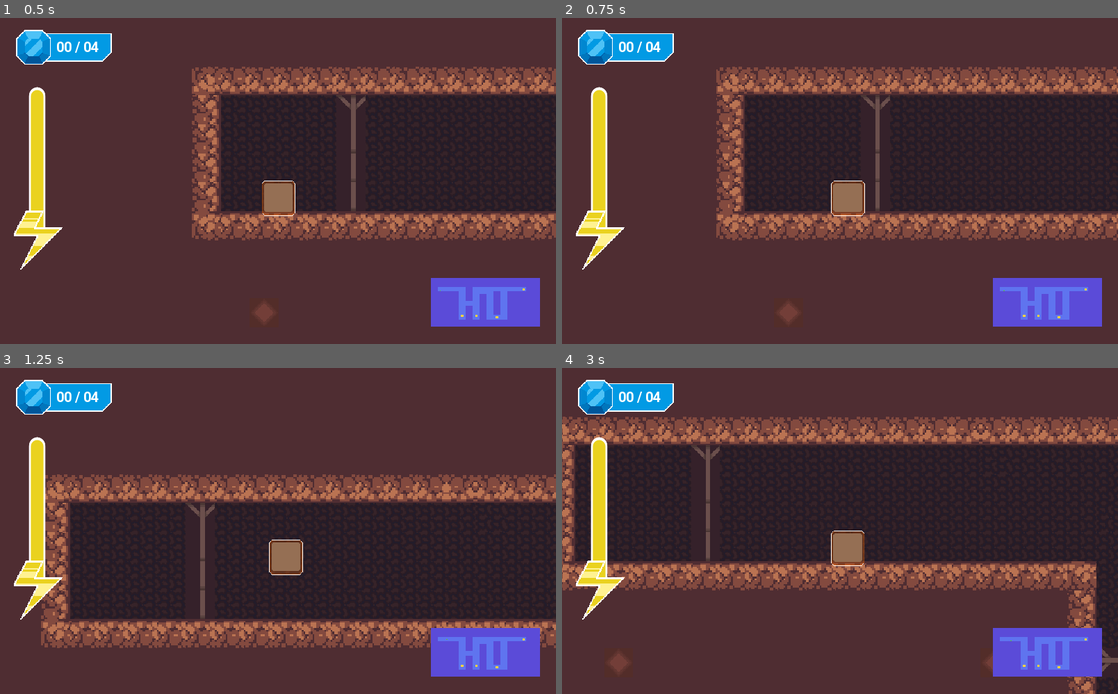
Above: before the commit, frames 1-4 (two rows, left to right).
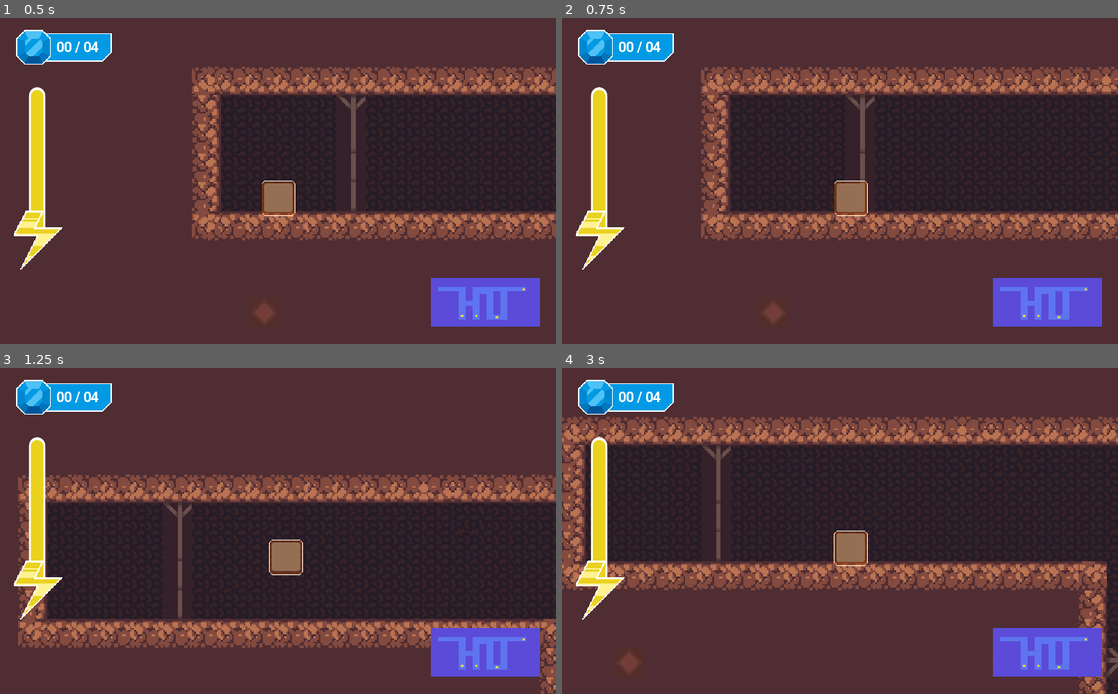
Above: after the commit, the same moments.

Repository: JPabloMF/astrominer-game
Game: Godot game, scene res://scenes/worlds/dirt/World1/World1.tscn
Same seed, same stepped clock (60 frames per second), same inputs: the game is played once before the commit and once after it.
Inputs:
- Up to frame 1 (0.5 s): no input
- Up to frame 2 (0.75 s): hold Right (ui_right) from 0.53 s (still down)
- Up to frame 3 (1.25 s): keep holding Right (ui_right); tap Z (ui_up) at 0.77 s
- Up to frame 4 (3 s): tap Z (ui_up) at 1.52 s; release Right (ui_right) at 2.03 s; hold Left (ui_left) 2.03-2.78 s; hold Right (ui_right) from 2.78 s (still down)

Frame 1 is identical in both runs. In frame 2, 9.4% of the frame differs, in the area x 25-100%, y 14-94%; in frame 3, 11%; in frame 4, 13%, in the area x 0-100%, y 14-100%.

Commit message:
Player movement
* Player movement on floor increased
* MiniMapPlayer movemented on floor increased

Diff:
--- a/scenes/worlds/dirt/World2/World2.tscn
+++ b/scenes/worlds/dirt/World2/World2.tscn
@@ -9,11 +9,10 @@
 
 [node name="Player" parent="." instance=ExtResource( 1 )]
 position = Vector2( 2368, 512 )
-initialDirection = "left"
 mini_map = "res://scenes/worlds/dirt/World2/World2MiniMap.tscn"
 
 [node name="WorldComplete" parent="." instance=ExtResource( 3 )]
-position = Vector2( 192, 1344 )
+position = Vector2( 192, 1376 )
 next_world = "res://scenes/worlds/dirt/World3.tscn"
 
 [node name="TileMap2" type="TileMap" parent="."]
@@ -34,3 +33,4 @@
 
 [node name="Gem4" parent="." instance=ExtResource( 4 )]
 position = Vector2( 224, 992 )
+[connection signal="gems_ammount_changed" from="Player" to="WorldComplete" method="_on_Player_gems_ammount_changed"]
--- a/scripts/MiniMapPlayer.gd
+++ b/scripts/MiniMapPlayer.gd
@@ -1,7 +1,8 @@
 extends KinematicBody2D
 
 const ACCELERATION = 500
-const MAX_SPEED = 250
+const MAX_SPEED = 350
+const MAX_SPEED_AIR = 250
 var motion = Vector2()
 var flyDistance = 100
 
@@ -28,9 +29,15 @@
 
 func handle_horizontal_movement():
 	if Input.is_action_pressed("ui_left"):
-		motion.x = max(motion.x - ACCELERATION, -MAX_SPEED)
+		if not is_on_floor():
+			motion.x = max(motion.x - ACCELERATION, -MAX_SPEED_AIR)
+		else:
+			motion.x = max(motion.x - ACCELERATION, -MAX_SPEED)
 	elif Input.is_action_pressed("ui_right"):
-		motion.x = min(motion.x + ACCELERATION, MAX_SPEED)
+		if not is_on_floor():
+			motion.x = min(motion.x + ACCELERATION, MAX_SPEED_AIR)
+		else:
+			motion.x = min(motion.x + ACCELERATION, MAX_SPEED)
 	else:
 		if not is_on_floor():
 			motion.x = lerp(motion.x, 0, 0.2)
--- a/scripts/Player.gd
+++ b/scripts/Player.gd
@@ -1,7 +1,8 @@
 extends KinematicBody2D
 
 const ACCELERATION = 500
-const MAX_SPEED = 250
+const MAX_SPEED = 350
+const MAX_SPEED_AIR = 250
 var motion = Vector2()
 
 var flyDistance = 100
@@ -71,9 +72,15 @@
 
 func handle_horizontal_movement():
 	if Input.is_action_pressed("ui_left"):
-		motion.x = max(motion.x - ACCELERATION, -MAX_SPEED)
+		if not is_on_floor():
+			motion.x = max(motion.x - ACCELERATION, -MAX_SPEED_AIR)
+		else:
+			motion.x = max(motion.x - ACCELERATION, -MAX_SPEED)
 	elif Input.is_action_pressed("ui_right"):
-		motion.x = min(motion.x + ACCELERATION, MAX_SPEED)
+		if not is_on_floor():
+			motion.x = min(motion.x + ACCELERATION, MAX_SPEED_AIR)
+		else:
+			motion.x = min(motion.x + ACCELERATION, MAX_SPEED)
 	else:
 		if not is_on_floor():
 			motion.x = lerp(motion.x, 0, 0.2)
